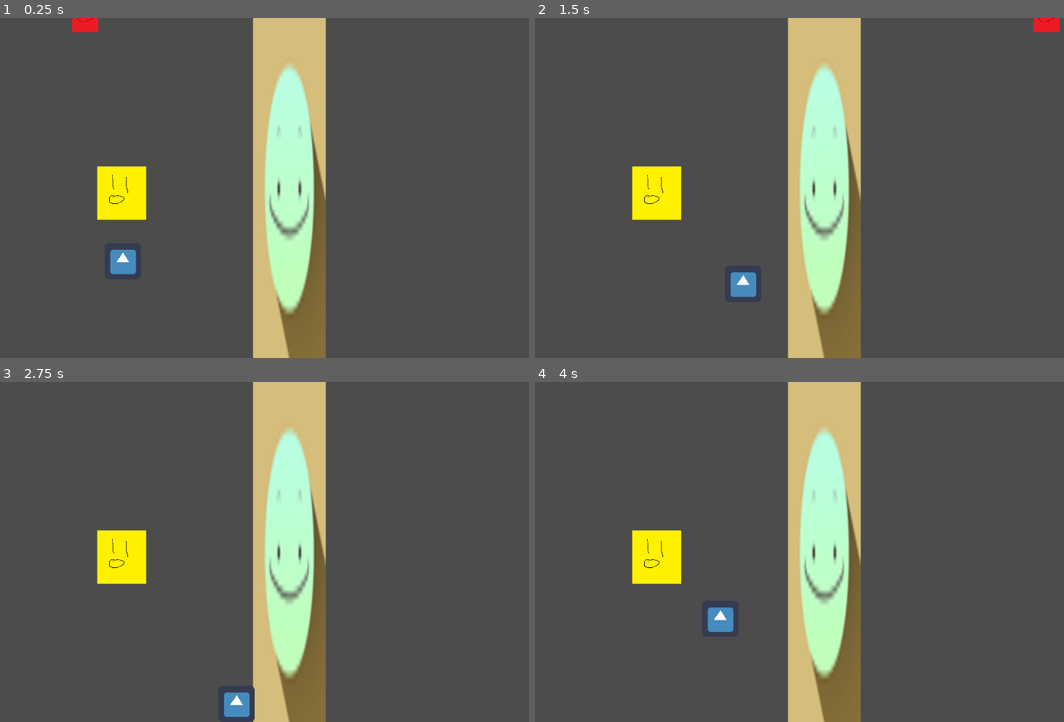
Above: before the commit, frames 1-4 (two rows, left to right).
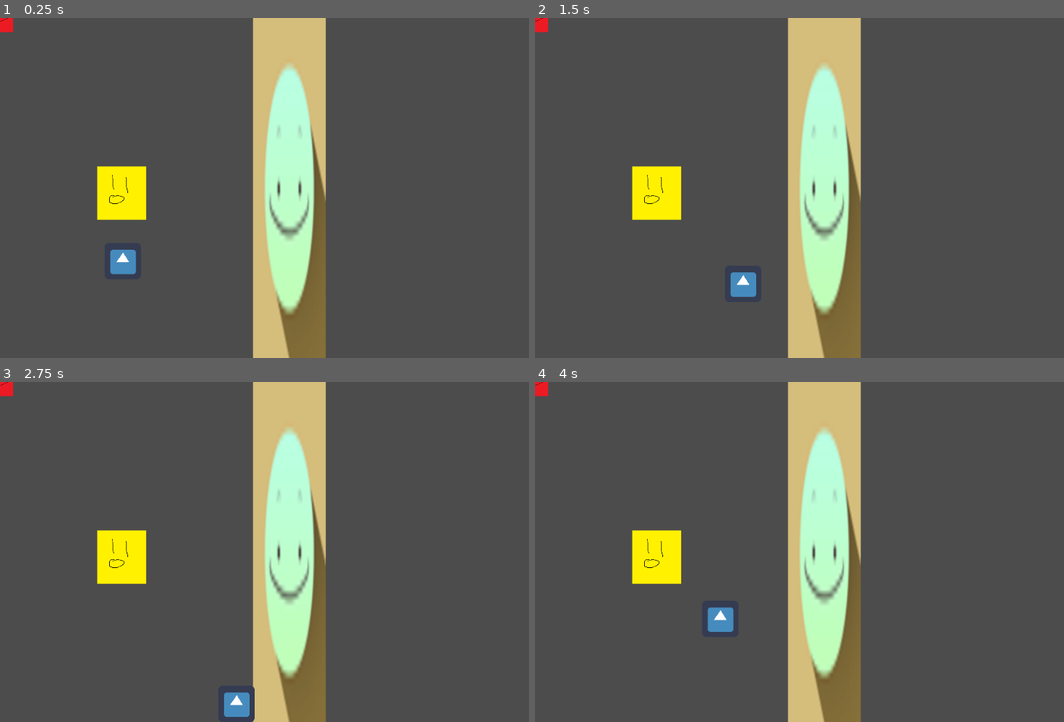
Above: after the commit, the same moments.

Repository: Lucianono/DinerWithMonster
Game: Godot game, scene res://on-site.tscn
Same seed, same stepped clock (60 frames per second), same inputs: the game is played once before the commit and once after it. The engine's default icon, where the game draws it, is replaced by a stand-in: a white triangle on a blue panel in a dark square.
Inputs (mouse positions are in pixels of both pictures, inside the frame that each line leads up to):
- Up to frame 1 (0.25 s): no input
- Up to frame 2 (1.5 s): move the mouse to (952, 171) at 0.52 s; hold Right (ui_right) 0.53-1.28 s; click (952, 171) at 0.67 s; move the mouse to (709, 205) at 1.27 s; hold Down (ui_down) from 1.28 s (still down); click (709, 205) at 1.42 s
- Up to frame 3 (2.75 s): move the mouse to (349, 477) at 2.02 s; release Down (ui_down) at 2.03 s; hold Right (ui_right) from 2.03 s (still down); click (349, 477) at 2.17 s
- Up to frame 4 (4 s): tap Enter at 2.75 s; move the mouse to (799, 620) at 2.77 s; release Right (ui_right) at 2.78 s; hold Up (ui_up) 2.78-3.53 s; click (799, 620) at 2.92 s; move the mouse to (1000, 603) at 3.52 s; hold Left (ui_left) from 3.53 s (still down); click (1000, 603) at 3.67 s

The runs differ from the first frame. In frame 1, 0.3% of the frame differs, in the area x 0-19%, y 0-5%; in frame 2, 0.3%; in frame 3, 0.1%; in frame 4, 0.1%.

Commit message:
updated smart ingredients

Diff:
--- a/ingredient-entity.gd
+++ b/ingredient-entity.gd
@@ -1,9 +1,12 @@
 extends Area2D
 
 var isPlayerHolding = false
+var isPlayerThrowing = false
 var global_ingr_name = null
+var screensize
 
 func _ready():
+	screensize = get_viewport_rect().size
 	print(get_node("/root/Node2D/Caldo-player").get_position())
 	pass
 
@@ -17,14 +20,17 @@
 
 
 func _on_ingredientdrop_area_entered(area):
-	if area.get_name() == "caldo-area" :
+	if area.get_name() == "caldo-area" && !isPlayerThrowing:
 		isPlayerHolding = true
 
 func _process(_delta):
-	if isPlayerHolding:
+	if isPlayerHolding && !isPlayerThrowing:
 		set_position(get_node("/root/Node2D/Caldo-player").get_position()+Vector2(70,0))
-	else :
+	elif !isPlayerHolding && isPlayerThrowing:
 		set_position(position + Vector2(10,0))
+
+	if position.x > screensize.x:
+		queue_free()
 
 func _unhandled_input(event):
 	if event is InputEventMouseButton:
@@ -32,3 +38,4 @@
 			if event.pressed:
 				print("ingr freed ", event.position)
 				isPlayerHolding = false
+				isPlayerThrowing = true
